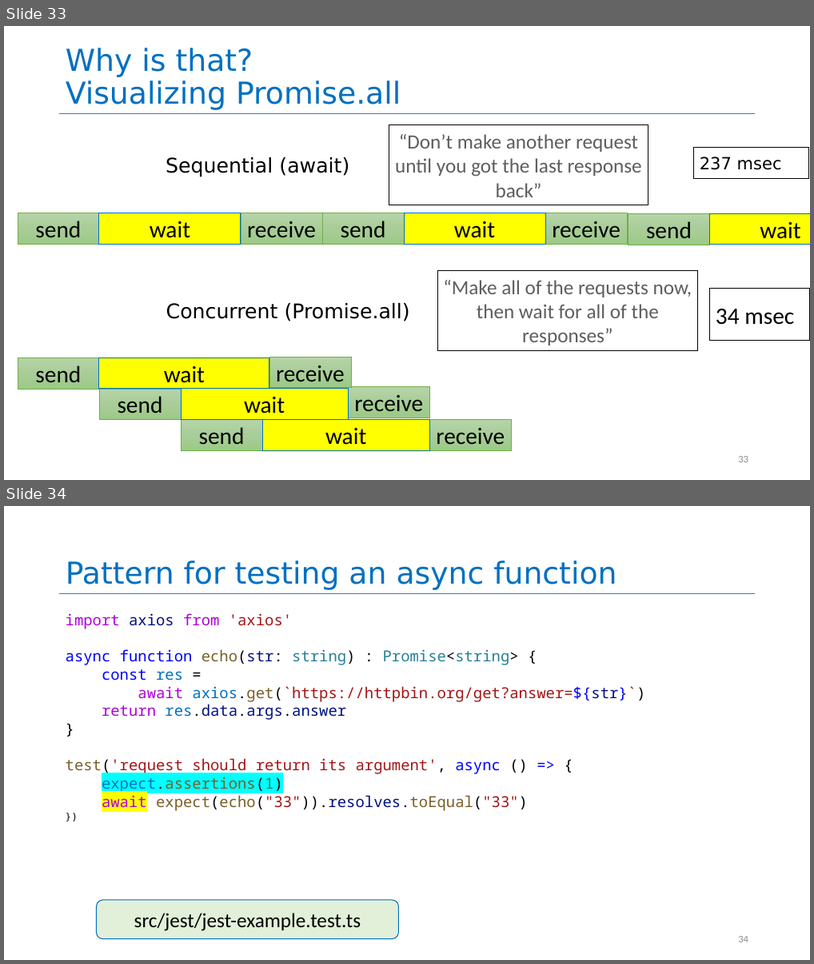
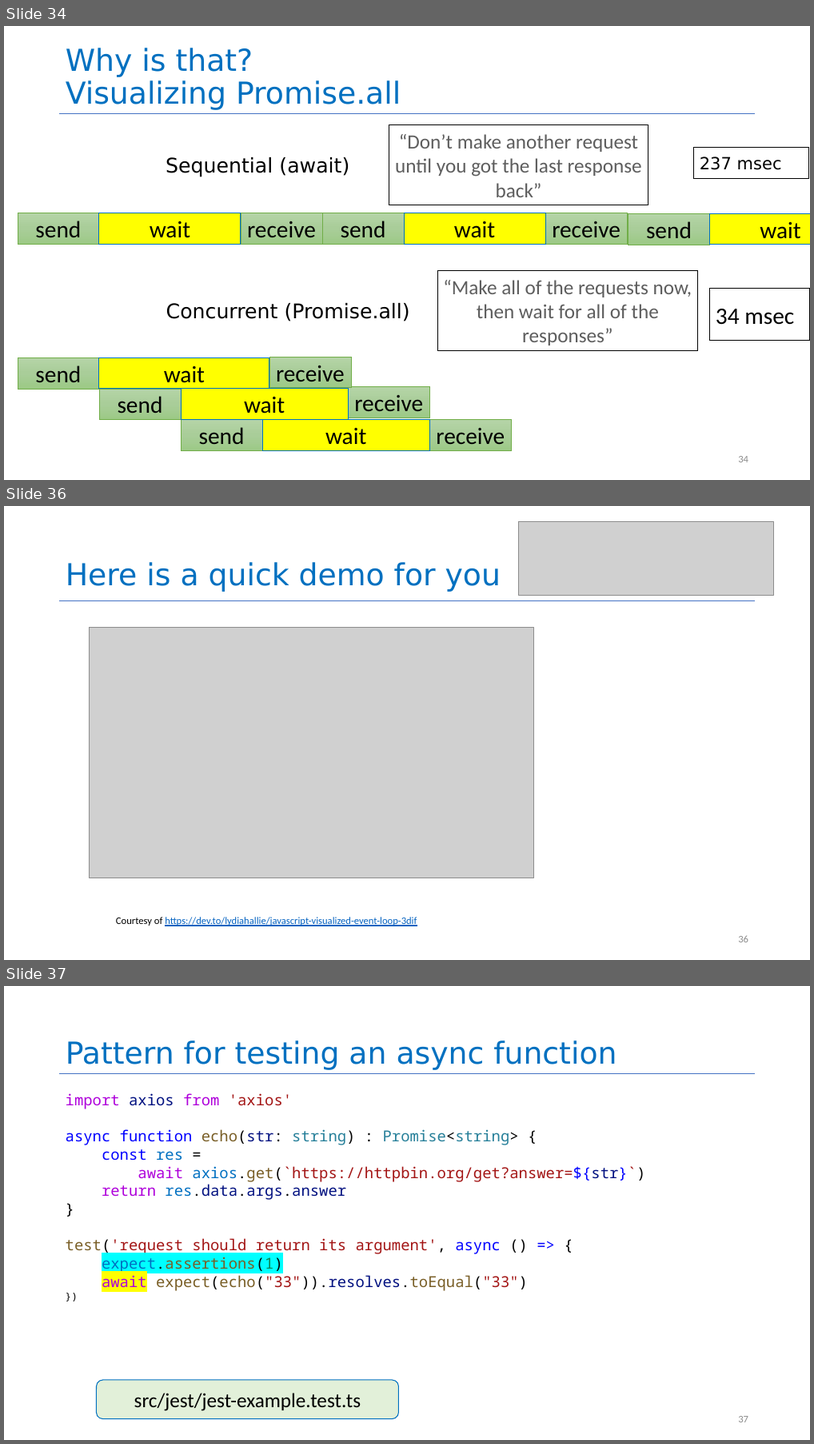
Before and after one commit to neu-se/CS4530-Spring-2025, a slide deck: Slides/Module 06 Concurrency Patterns in Typescript.pptx. Shown one above the other, each under a label of ours: slides 33 and 34 before the commit, slides 34, 36 and 37 after it; the slides between them are not shown. The pictures are 814x964 and 814x1444 pixels, drawn with LibreOffice and Linux fonts; fonts in the diff are those of the drawing; grey boxes stand for pictures. Boxes give left, top, right and bottom in pixels: in the first picture for what was removed or moved away, otherwise in the second. Text is boxed around its words. In the diff, an @@ line names an element or a change of style, - is before the commit and + after.

Commit message:
tweaked slides and added ones back for event loop

```diff
--- a/Slides/Module 06 Concurrency Patterns in Typescript.pptx
+++ b/Slides/Module 06 Concurrency Patterns in Typescript.pptx
@@ slide 36 added at (4, 506, 810, 960), background #FFFFFF @@
@@ picture added at (519, 522, 774, 595) @@
@@ title added at (66, 562, 501, 592), 36 pt, text #0070C0 @@
+Here is a quick demo for you
@@ line added from (60, 600) to (755, 600), #4472C4 0.5 pt @@
@@ picture added at (90, 627, 534, 877) @@
@@ text added at (116, 916, 417, 926), 12 pt, text #0563C1, underline @@
+Courtesy of https://dev.to/lydiahallie/javascript-visualized-event-loop-3dif
@@ page number added at (738, 935, 749, 942), 12 pt, text #8C8C8C @@
+36
@@ what was slide 33 is now slide 34 @@
@@ page number at (738, 456, 749, 462): text changed @@
-33
+34
@@ what was slide 34 is now slide 37 @@
@@ page number at (738, 1416, 749, 1422): text changed @@
-34
+37
```
Also in this commit, not shown: 11 slides changed, 2 other slides added, 1 slide removed, 1 other file.
